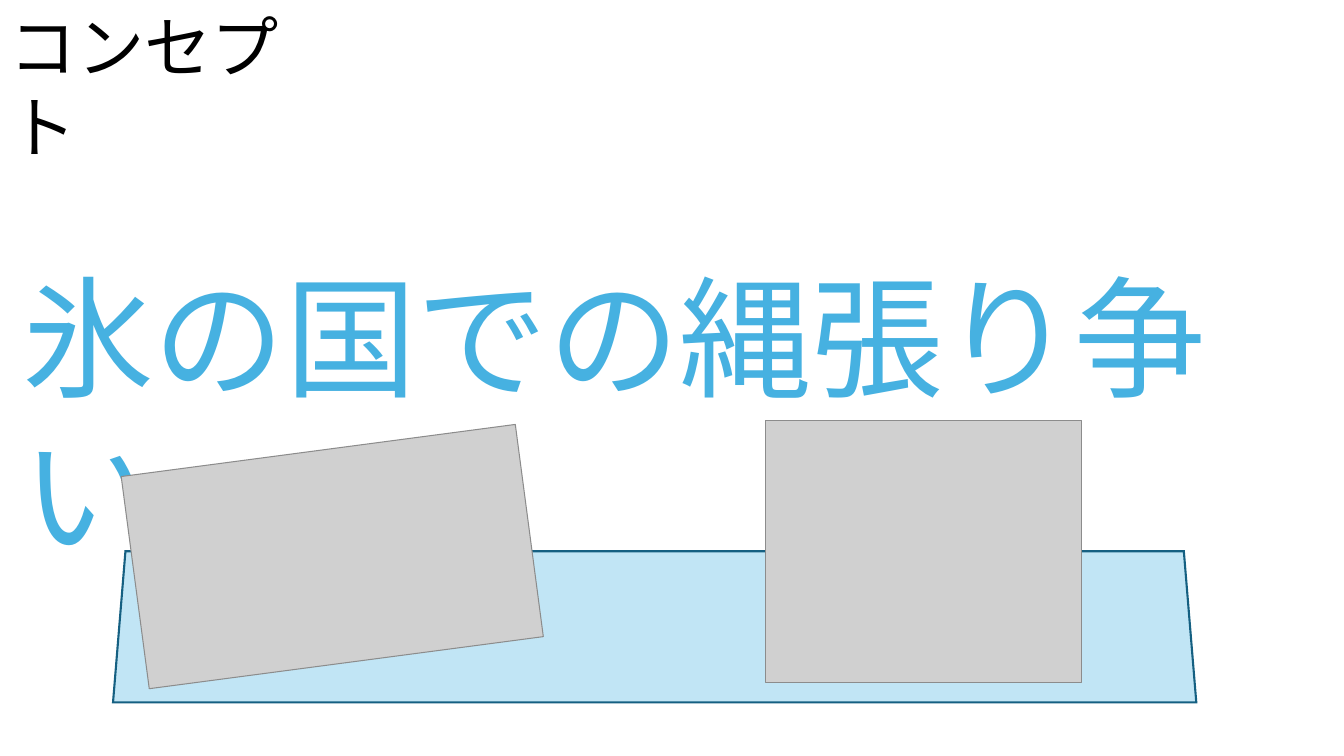
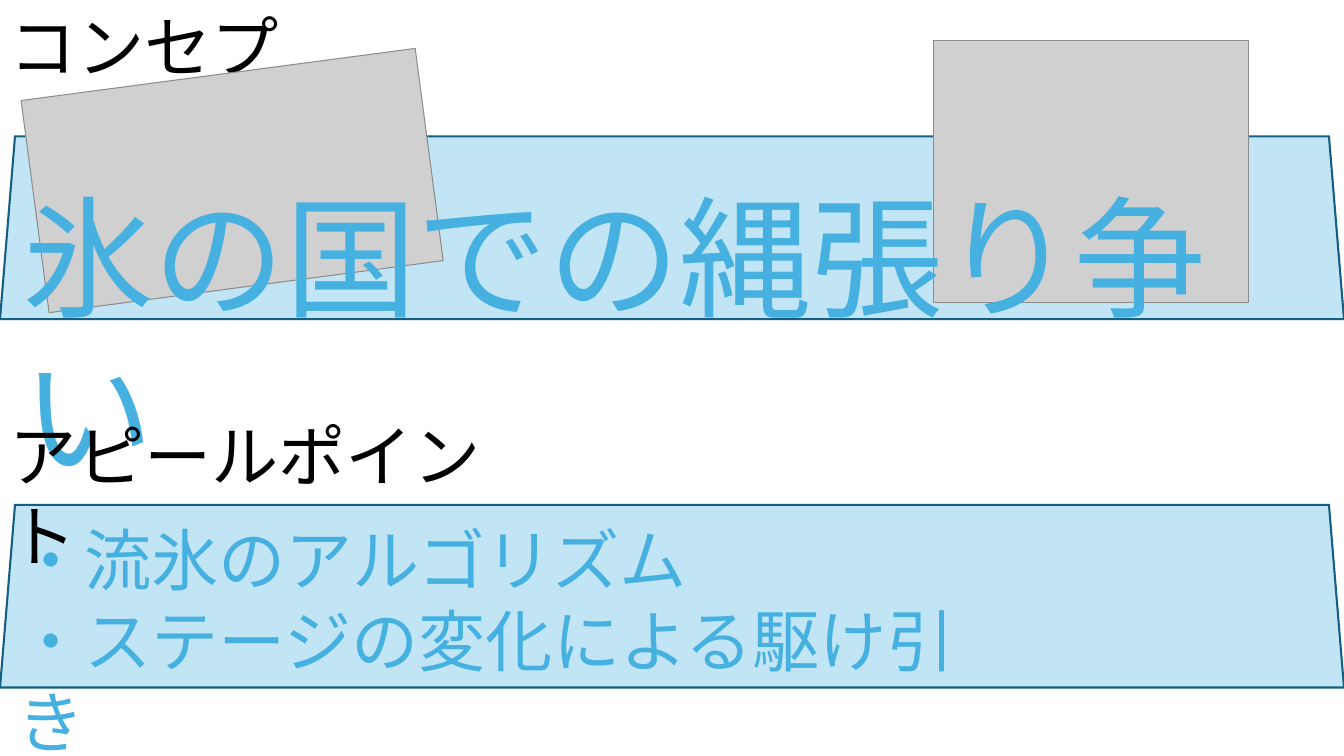
Before and after one commit to RitsukiObara/GraduationTeam, a slide deck: slide 2 of 03_企画書/PenguinPlan.pptx. Drawn at 1344x756 pixels with LibreOffice and Linux fonts; fonts in the diff are those of the drawing; grey boxes stand for pictures. Boxes give left, top, right and bottom in pixels: in the first picture for what was removed or moved away, otherwise in the second. Text is boxed around its words. In the diff, an @@ line names an element or a change of style, - is before the commit and + after.

```diff
--- a/03_企画書/PenguinPlan.pptx
+++ b/03_企画書/PenguinPlan.pptx
@@ picture: place and size @@
-picture at (121,425,543,688)
+picture at (21,49,443,312)
@@ picture: place and size @@
-picture at (766,420,1082,683)
+picture at (934,40,1249,302)
@@ trapezoid: place and size @@
-trapezoid at (113,552,1197,703)
+trapezoid at (0,136,1344,319)
@@ text "氷の国での縄張り争い" rewrapped from (22,276,1206,398) to (22,174,1206,340) @@
@@ text added at (10,412,480,576), 48 pt, text #000000 @@
+アピールポイント
@@ trapezoid added at (0,505,1344,688), fill #C1E5F5, outline #156082 1.5 pt @@
@@ text added at (17,517,954,672), 48 pt, text gradient #46B1E1 to #C1E5F5 @@
+・流氷のアルゴリズム
+・ステージの変化による駆け引き
```
Also in this commit, not shown: 2 other slides changed, 2 slides removed.
